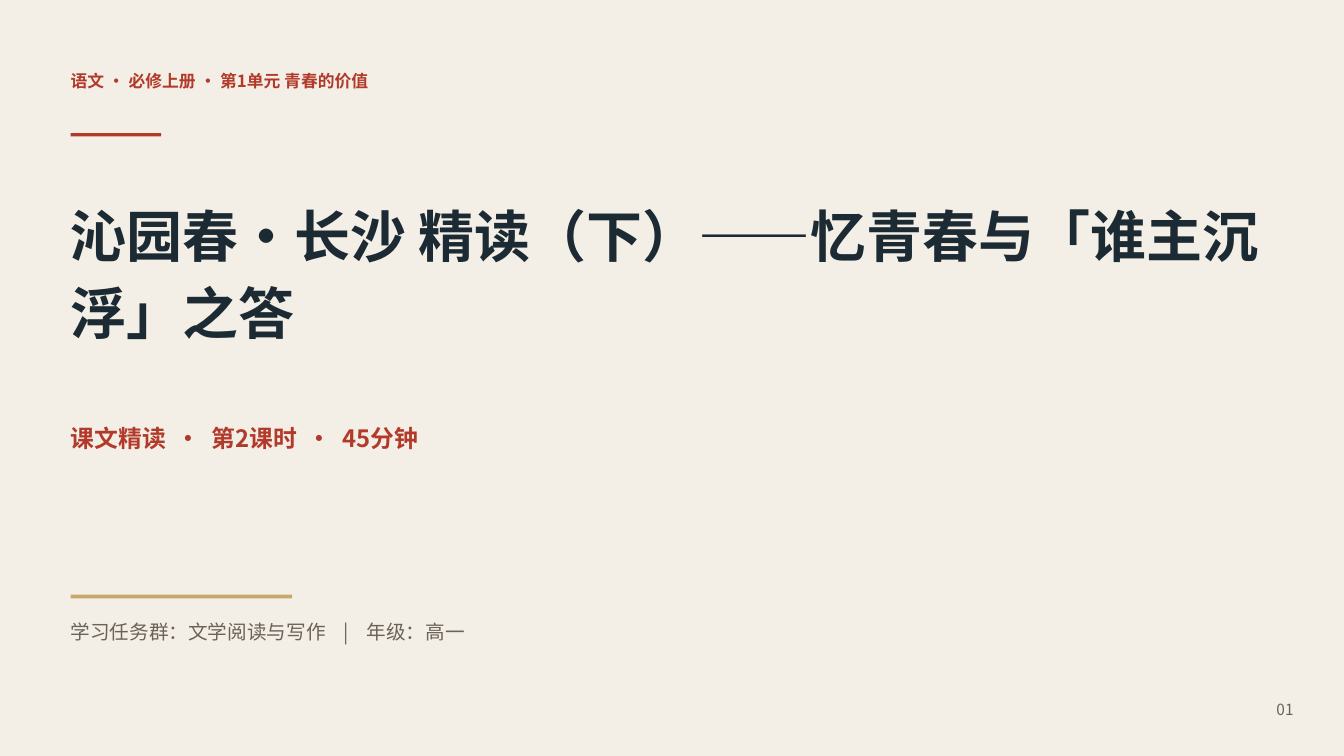
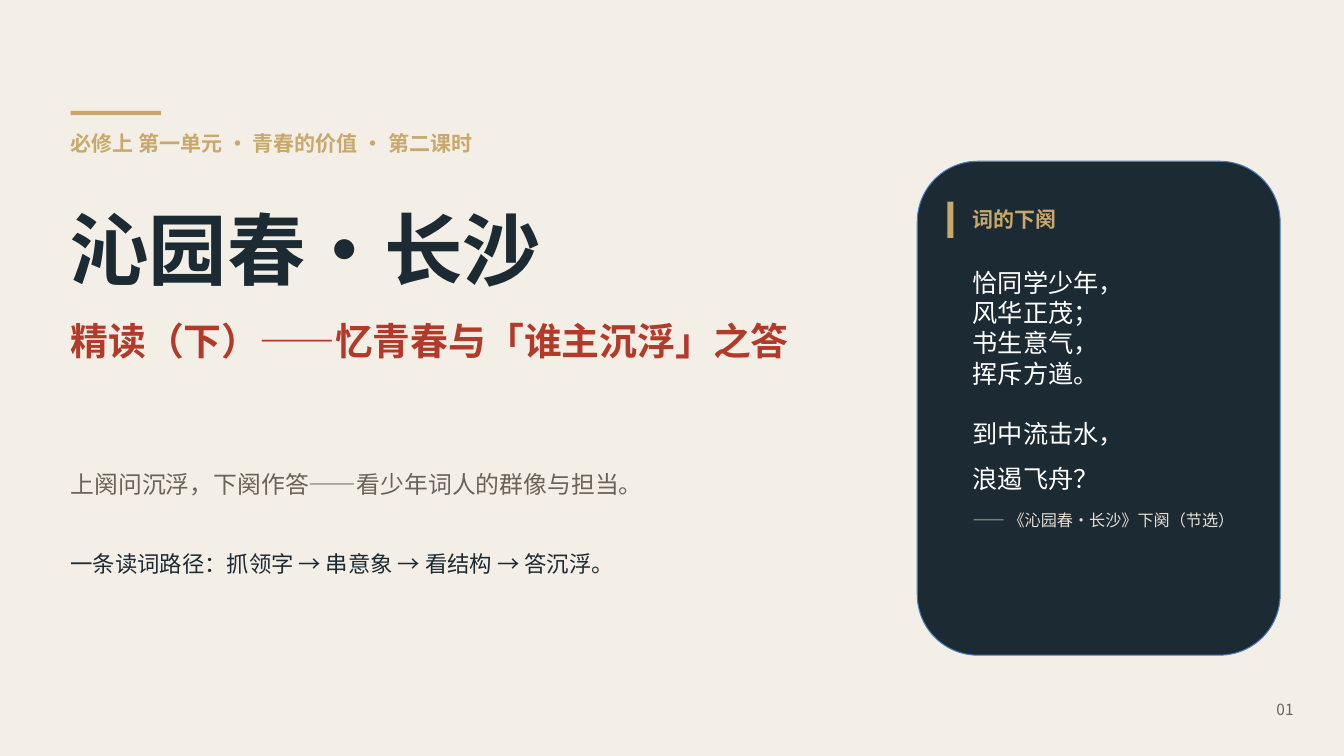
Before and after one commit to katarakinkim-arch/english-lesson-miniprogram, a slide deck: slide 1 of preview_v7/cn/l-cn-bs-u1-2.pptx. Drawn at 1344x756 pixels with LibreOffice and Linux fonts; fonts in the diff are those of the drawing. Boxes give left, top, right and bottom in pixels: in the first picture for what was removed or moved away, otherwise in the second. Text is boxed around its words. In the diff, an @@ line names an element or a change of style, - is before the commit and + after.

Commit message:
fine: 语文 必修上 u2-1 + 第一单元 u1-1..u1-3 精细化课堂PPTX（四层审计全PASS）

```diff
--- a/preview_v7/cn/l-cn-bs-u1-2.pptx
+++ b/preview_v7/cn/l-cn-bs-u1-2.pptx
@@ rectangle: place and size @@
-rectangle at <box>71,133,161,136</box>
+rectangle at <box>71,111,161,115</box>
@@ rectangle at <box>71,111,161,115</box>: fill #B23A2A to #C8A86B @@
@@ text at <box>71,133,472,153</box>: text changed; size 12 to 15 pt; text colour #B23A2A to #C8A86B @@
-语文 · 必修上册 · 第1单元 青春的价值
+必修上 第一单元 · 青春的价值 · 第二课时
@@ rounded rectangle added at <box>918,161,1280,655</box>, fill #1C2A33, outline #4B7EBC 0.75 pt @@
@@ rectangle added at <box>948,202,954,238</box>, fill #C8A86B @@
@@ text added at <box>973,209,1057,229</box>, 15 pt, text #C8A86B, bold @@
+词的下阕
@@ text added at <box>71,212,542,287</box>, 56 pt, text #1C2A33, bold @@
+沁园春·长沙
@@ text added at <box>973,271,1235,528</box>, 18 pt, text #FFFFFF @@
+恰同学少年，
+风华正茂；
+书生意气，
+挥斥方遒。
+到中流击水，
+浪遏飞舟？
+—— 《沁园春·长沙》下阕（节选）
@@ text at <box>71,322,789,359</box>: text changed; size 40 to 27 pt; text colour #1C2A33 to #B23A2A @@
-沁园春·长沙 精读（下）——忆青春与「谁主沉浮」之答
+精读（下）——忆青春与「谁主沉浮」之答
@@ text removed at <box>71,426,419,449</box> @@
-课文精读 · 第2课时 · 45分钟
@@ text added at <box>71,473,643,495</box>, 17 pt, text #6B6258 @@
+上阕问沉浮，下阕作答——看少年词人的群像与担当。
@@ text added at <box>71,553,614,574</box>, 16 pt, text #1C2A33 @@
+一条读词路径：抓领字 → 串意象 → 看结构 → 答沉浮。
@@ rectangle removed at <box>71,595,292,599</box> @@
@@ text removed at <box>71,622,465,641</box> @@
-学习任务群：文学阅读与写作 | 年级：高一
```
Also in this commit, not shown: 5 other slides changed, 3 slides added, 3 slides removed, 9 other files.
